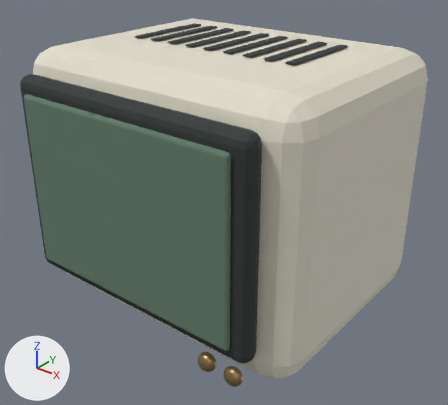
Before and after pictures for a commit that changed the glTF model keepsake/public/room/furniture/crt-1.glb.
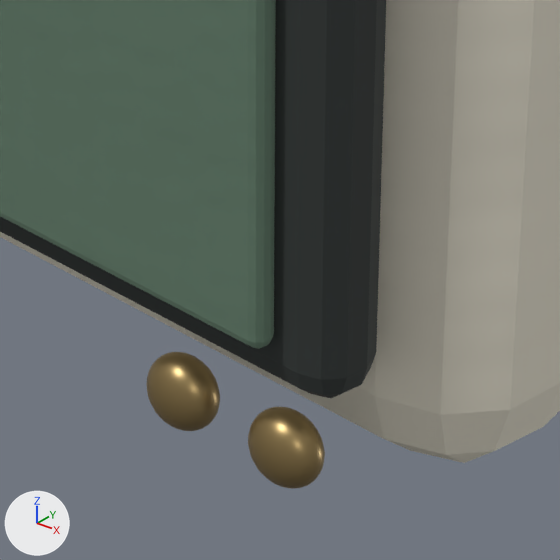
Old and new are each drawn whole from a 50 mm lens placed at (0.4412, -0.5395, 0.4829), pointed at (0.01, -0.0005, 0.1488) and again close up on the part from 36% to 68% of the width and 65% to 100% of the height. The lights are fixed; the arrows at lower left show +X, +Y and +Z. The older version's two pictures come first. Where no turn or scale is listed for an object, it has been applied to the vertices.

The older version as bpy lines, for what is in view:
```python
me_cube_108 = bpy.data.meshes.new('Cube.108')
me_cube_108.from_pydata(...)  # 96 vertices, 188 faces; spans x -0.162..0.162, y -0.013..0.013, z -0.122..0.122
me_cube_108.materials.append(mat_soft_charcoal)  # dark grey #2f3533
me_sphere_004 = bpy.data.meshes.new('Sphere.004')
me_sphere_004.from_pydata(...)  # a UV sphere (24 segments, 24 rings, poles along z) spanning x -0.011..0.011, y -0.008..0.008, z -0.011..0.011
me_sphere_004.materials.append(mat_aged_brass)  # brown #9e8659
me_sphere_005 = bpy.data.meshes.new('Sphere.005')
me_sphere_005.from_pydata(...)  # a UV sphere (24 segments, 24 rings, poles along z) spanning x -0.011..0.011, y -0.008..0.008, z -0.011..0.011
me_sphere_005.materials.append(mat_aged_brass)  # brown #9e8659
ob_control_knob = bpy.data.objects.new('Control knob', me_sphere_004)
ob_control_knob.location = (0.105, -0.148, 0.047)
ob_control_knob_001 = bpy.data.objects.new('Control knob.001', me_sphere_005)
ob_control_knob_001.location = (0.14, -0.148, 0.047)
ob_screen_bezel = bpy.data.objects.new('Screen bezel', me_cube_108)
ob_screen_bezel.location = (0.0, -0.143, 0.19)
# also in view: 'Rounded CRT body' at (0.0, 0.02, 0.18); 'Screen surface' at (0.0, -0.158, 0.19)
```
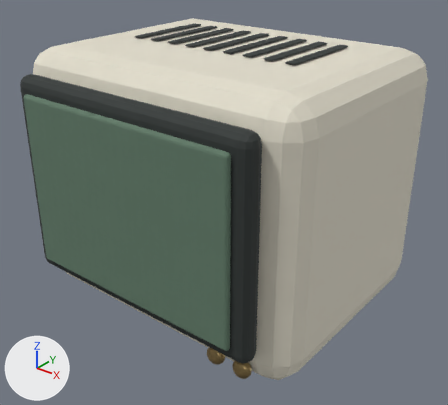
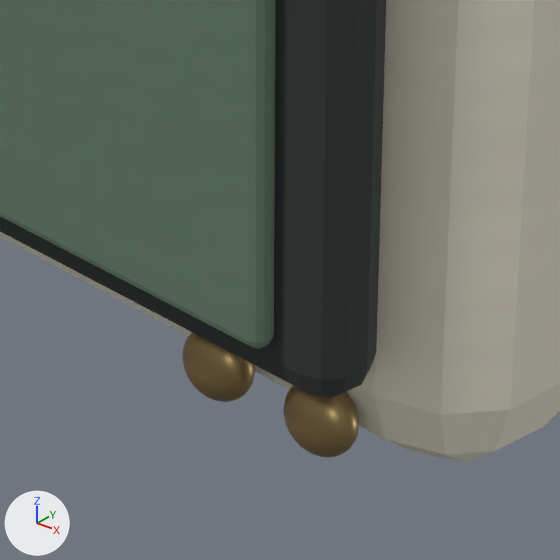
Location of each change, (x1, y1, x2, y2) in pixels of the close-ups (560 x 560 px):
'Control knob.001', moved: before (248, 407, 325, 489); after (283, 385, 359, 457)
'Control knob', moved: before (146, 352, 220, 431); after (182, 332, 255, 402)

Diff of the bpy script that builds the scene:
```diff
--- a/keepsake/public/room/furniture/crt-1.glb.py
+++ b/keepsake/public/room/furniture/crt-1.glb.py
@@ ob_control_knob @@
 ob_control_knob = bpy.data.objects.new('Control knob', me_sphere_004)
-ob_control_knob.location = (0.105, -0.148, 0.047)
+ob_control_knob.location = (0.105, -0.133, 0.047)
@@ ob_control_knob_001 @@
 ob_control_knob_001 = bpy.data.objects.new('Control knob.001', me_sphere_005)
-ob_control_knob_001.location = (0.14, -0.148, 0.047)
+ob_control_knob_001.location = (0.14, -0.133, 0.047)
```
